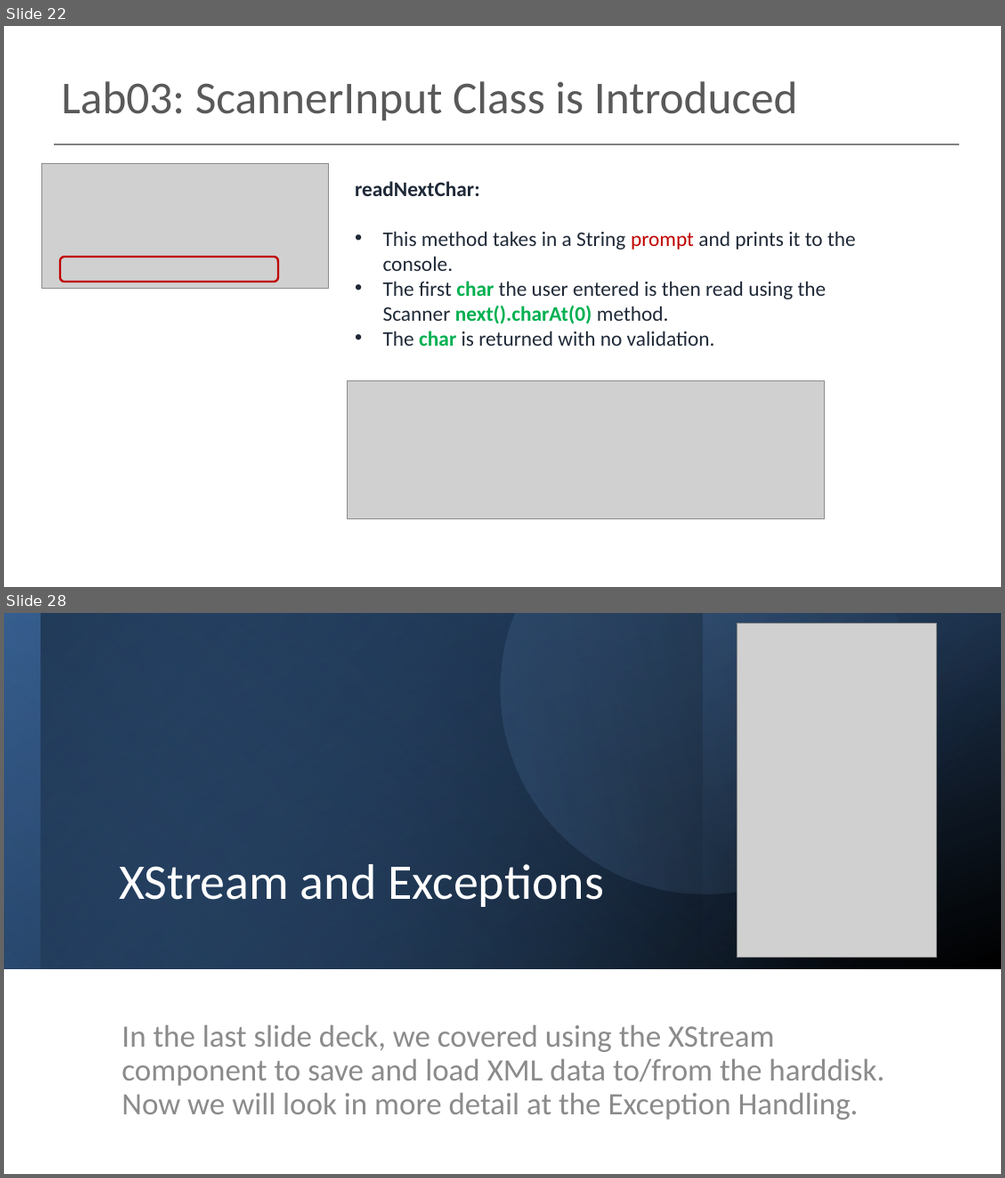
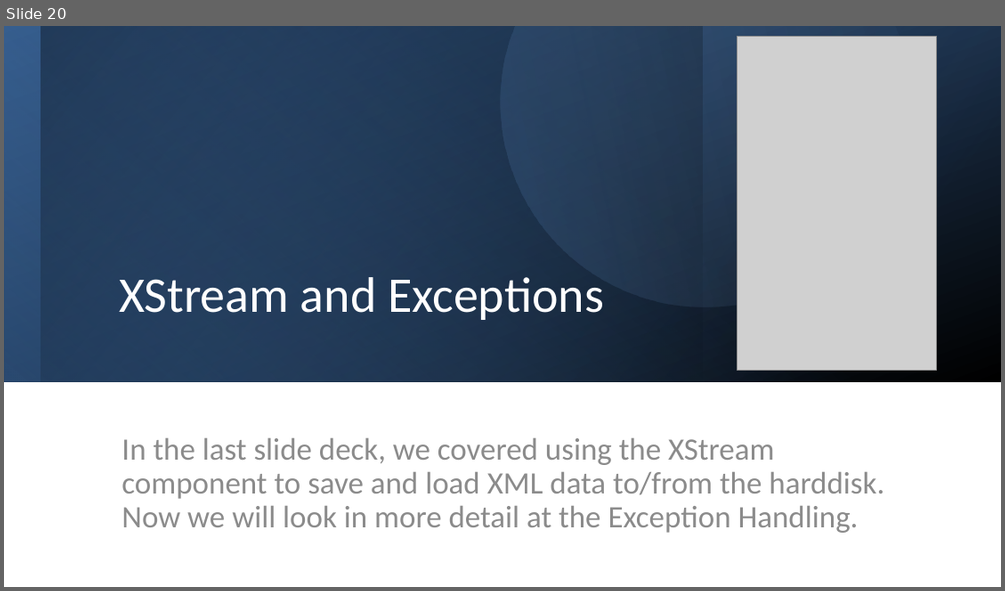
Before and after one commit to Programming-Fundamentals-SETU/prog-fund-2-jan-26, a slide deck: topic05-persistence-xml-exceptions/unit-05a-lectures/talk-3-exceptions/c-exceptions.pptx. Shown one above the other, each under a label of ours: slides 22 and 28 before the commit, slide 20 after it; the slides between them are not shown. The pictures are 1005x1178 and 1005x591 pixels, drawn with LibreOffice and Linux fonts; fonts in the diff are those of the drawing; grey boxes stand for pictures. Boxes give left, top, right and bottom in pixels: in the first picture for what was removed or moved away, otherwise in the second. Text is boxed around its words. In the diff, an @@ line names an element or a change of style, - is before the commit and + after.

```diff
--- a/topic05-persistence-xml-exceptions/unit-05a-lectures/talk-3-exceptions/c-exceptions.pptx
+++ b/topic05-persistence-xml-exceptions/unit-05a-lectures/talk-3-exceptions/c-exceptions.pptx
@@ slide 22 removed at (4,26,1001,587), background #FFFFFF @@
@@ title removed at (61,81,798,121) @@
-Lab03: ScannerInput Class is Introduced
@@ line removed from (54, 144) to (960, 144) @@
@@ picture removed at (41,163,329,288) @@
@@ text removed at (355,181,856,346) @@
-readNextChar:
-• This method takes in a String prompt and prints it to the console.
-• The first char the user entered is then read using the Scanner next().charAt(0) method.
-• The char is returned with no validation.
@@ rounded rectangle removed at (60,257,278,281) @@
@@ picture removed at (348,380,825,518) @@
@@ what was slide 28 is now slide 20 @@
```
Also in this commit, not shown: 3 slides changed, 1 slide added, 8 other slides removed, 14 other files.
